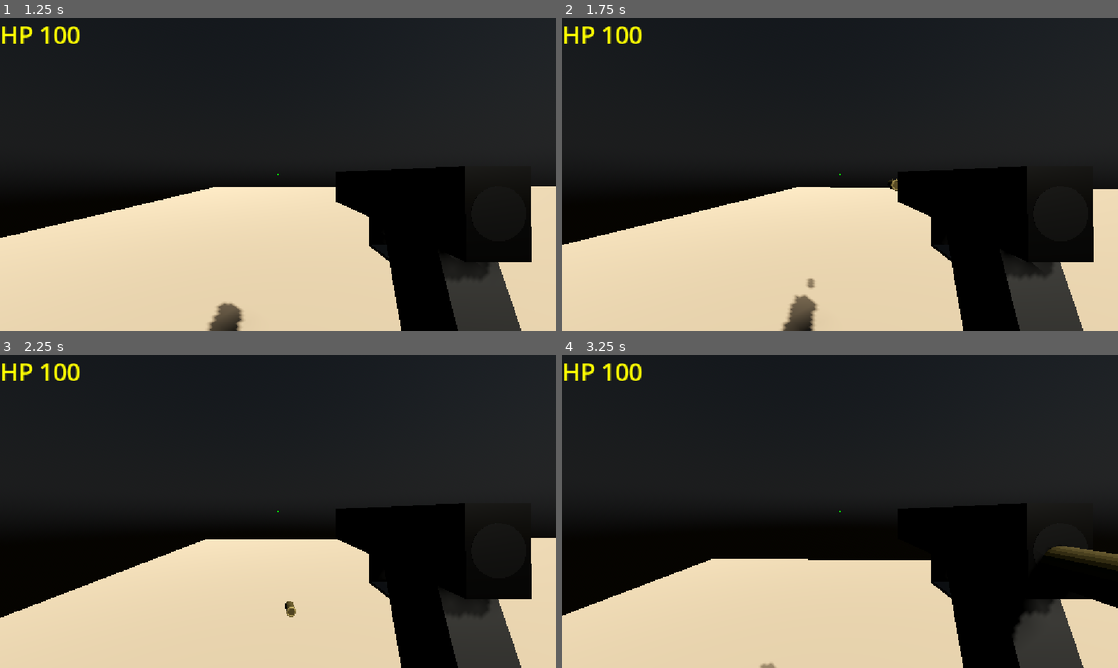
Above: before the commit, frames 1-4 (two rows, left to right).
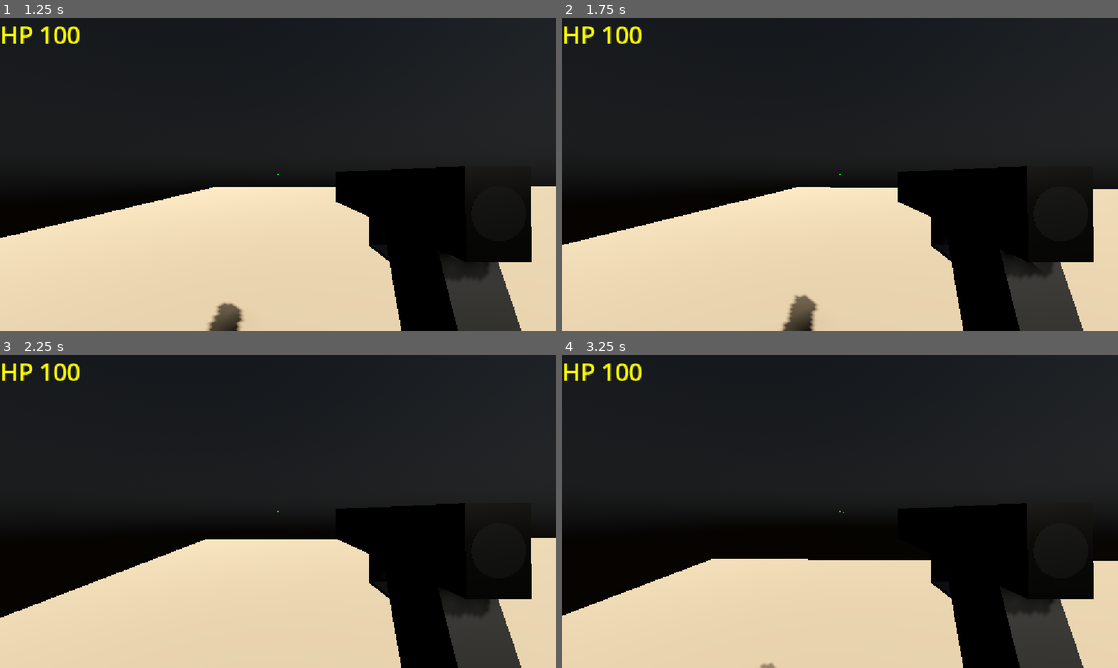
Above: after the commit, the same moments.

Repository: GazizVR/special-shot
Game: Godot game, scene res://scenes/Game.tscn
The game is run twice, just before and just after one commit, with the same random seed, the same clock (stepped at 60 frames per second) and the same inputs. This scene is started directly instead of the project's main scene.
Inputs (mouse positions are in pixels of both pictures, inside the frame that each line leads up to):
- Up to frame 1 (1.25 s): move the mouse to (305, 174) at 0.52 s; hold W (walk_forward) from 0.53 s (still down); tap Ctrl (crouch) at 0.6 s
- Up to frame 2 (1.75 s): keep holding W (walk_forward); move the mouse to (812, 174) at 1.27 s; click (812, 174) at 1.35 s
- Up to frame 3 (2.25 s): keep holding W (walk_forward); move the mouse to (289, 505) at 2.02 s; tap Ctrl (crouch) at 2.1 s
- Up to frame 4 (3.25 s): keep holding W (walk_forward); move the mouse to (834, 517) at 2.77 s; click (834, 517) at 2.85 s

Frame 1 is identical in both runs. In frame 2, less than 0.1% of the frame differs, in the area x 43-61%, y 51-87%; in frame 3, less than 0.1%; in frame 4, 1.3%, in the area x 50-100%, y 50-92%.

Commit message:
feat(player): перекраска игрока под цвет комманды

Diff:
--- a/scenes/Player.tscn
+++ b/scenes/Player.tscn
@@ -1,7 +1,7 @@
 [gd_scene format=3 uid="uid://b8oxkj8oidru1"]
 
-[ext_resource type="PackedScene" uid="uid://bbl0hgeru6g3v" path="res://assets/models/Player.glb" id="1_3vyb7"]
 [ext_resource type="Script" uid="uid://govfvmcim26r" path="res://scripts/player.gd" id="1_g2els"]
+[ext_resource type="PackedScene" uid="uid://xx84iumxldqd" path="res://scenes/player_model.tscn" id="2_mdl7e"]
 [ext_resource type="Script" uid="uid://cjlj2lm1xcx6a" path="res://scripts/player_gui.gd" id="3_3li8b"]
 [ext_resource type="PackedScene" uid="uid://dfgm1lnq7yylj" path="res://scenes/Gun.tscn" id="3_mdl7e"]
 
@@ -26,7 +26,7 @@
 transform = Transform3D(1, 0, 0, 0, 1, 0, 0, 0, 1, 0, 0.6, 0)
 shape = SubResource("CapsuleShape3D_g2els")
 
-[node name="Model" parent="." unique_id=1634859597 instance=ExtResource("1_3vyb7")]
+[node name="Model" parent="." unique_id=732237492 instance=ExtResource("2_mdl7e")]
 transform = Transform3D(0.35, 0, 0, 0, 0.35, 0, 0, 0, 0.35, 0, 0, 0)
 
 [node name="CamPivot" type="Node3D" parent="." unique_id=935450277]
--- /dev/null
+++ b/scenes/player_model.tscn
@@ -0,0 +1,23 @@
+[gd_scene format=3 uid="uid://xx84iumxldqd"]
+
+[ext_resource type="PackedScene" uid="uid://bbl0hgeru6g3v" path="res://assets/models/Player.glb" id="1_fr7j6"]
+
+[sub_resource type="StandardMaterial3D" id="StandardMaterial3D_cggpe"]
+albedo_color = Color(0.39607844, 0.2627451, 0.12941177, 1)
+
+[sub_resource type="StandardMaterial3D" id="StandardMaterial3D_73kw6"]
+albedo_color = Color(0.39607844, 0.2627451, 0.12941177, 1)
+
+[sub_resource type="StandardMaterial3D" id="StandardMaterial3D_aw2h2"]
+albedo_color = Color(0.39607844, 0.2627451, 0.12941177, 1)
+
+[node name="PlayerModel" unique_id=732237492 instance=ExtResource("1_fr7j6")]
+
+[node name="Suzanne" parent="." index="0" unique_id=2092885471]
+material_override = SubResource("StandardMaterial3D_cggpe")
+
+[node name="Cylinder" parent="." index="1" unique_id=580126638]
+material_override = SubResource("StandardMaterial3D_73kw6")
+
+[node name="Sphere" parent="." index="2" unique_id=2073240775]
+material_override = SubResource("StandardMaterial3D_aw2h2")
--- a/scripts/bullet.gd
+++ b/scripts/bullet.gd
@@ -1,6 +1,6 @@
 extends Area3D
 
-@export var speed = 1
+@export var speed = 12
 @export var shooter: Node
 var is_launch: bool = false
 
--- a/scripts/player.gd
+++ b/scripts/player.gd
@@ -14,13 +14,20 @@
 	set_multiplayer_authority(name.to_int())
 	$CamPivot/Camera.current = is_multiplayer_authority()
 
+func repaint_model(color: Color):
+	$Model/Cylinder.material_override.albedo_color = color
+	$Model/Suzanne.material_override.albedo_color = color
+	$Model/Sphere.material_override.albedo_color = color
+
 func _ready() -> void:
 	team = GameManager.selected_team
 	match team:
 		GameManager.Team.ZERO:
 			global_position = Vector3(-20,2,0)
+			repaint_model(Color.RED)
 		GameManager.Team.UNIT:
 			global_position = Vector3(20,2,0)
+			repaint_model(Color.BLUE)
 		_:
 			global_position = Vector3(0,2,0)
 
